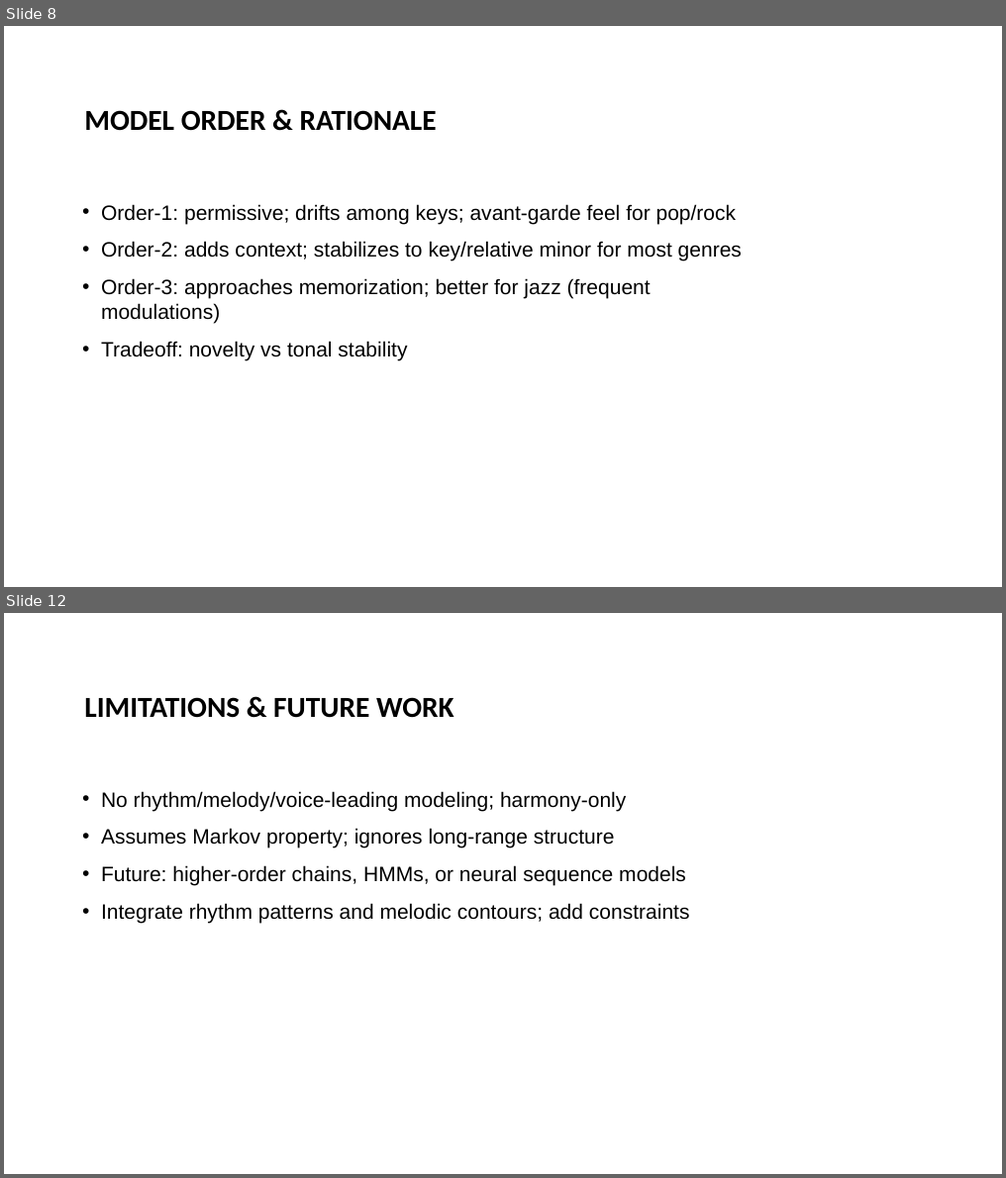
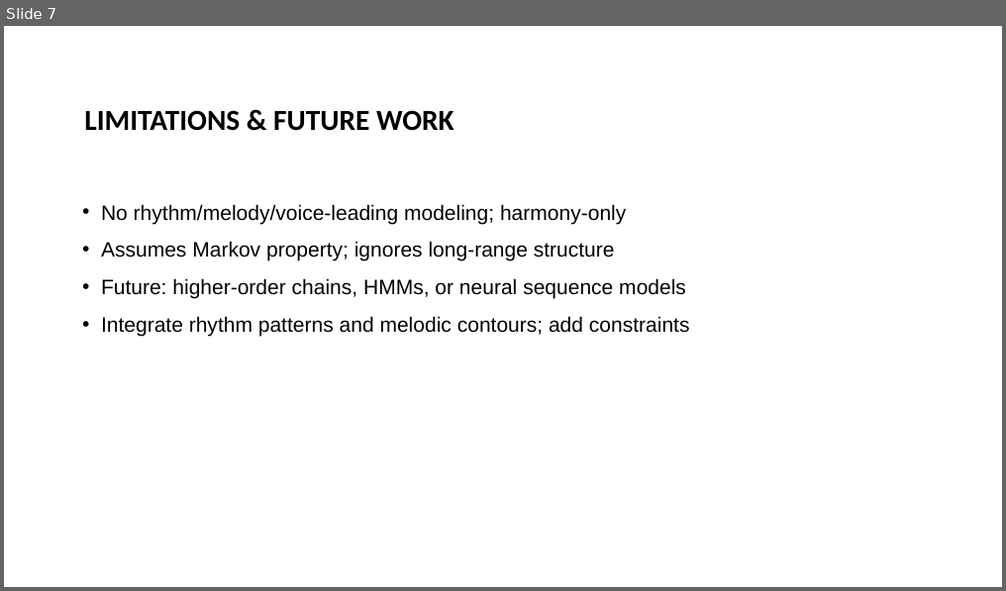
Before and after one commit to andersone17/MARKOV_MUSIC_GENERATOR, a slide deck: C2_Markov_Music_Generator_Presentation.pptx. Shown one above the other, each under a label of ours: slides 8 and 12 before the commit, slide 7 after it; the slides between them are not shown. The pictures are 1006x1178 and 1006x591 pixels, drawn with LibreOffice and Linux fonts; fonts in the diff are those of the drawing; background and template pictures are left out. Boxes give left, top, right and bottom in pixels: in the first picture for what was removed or moved away, otherwise in the second. Text is boxed around its words. In the diff, an @@ line names an element or a change of style, - is before the commit and + after.

```diff
--- a/C2_Markov_Music_Generator_Presentation.pptx
+++ b/C2_Markov_Music_Generator_Presentation.pptx
@@ slide 8 removed at box(4, 26, 1002, 587), background #FFFFFF @@
@@ title removed at box(84, 110, 437, 131) @@
-MODEL ORDER & RATIONALE
@@ text removed at box(101, 204, 742, 362) @@
-• Order-1: permissive; drifts among keys; avant-garde feel for pop/rock
-• Order-2: adds context; stabilizes to key/relative minor for most genres
-• Order-3: approaches memorization; better for jazz (frequent modulations)
-• Tradeoff: novelty vs tonal stability
@@ what was slide 12 is now slide 7 @@
```
Also in this commit, not shown: 5 slides changed, 2 slides added, 6 other slides removed.
